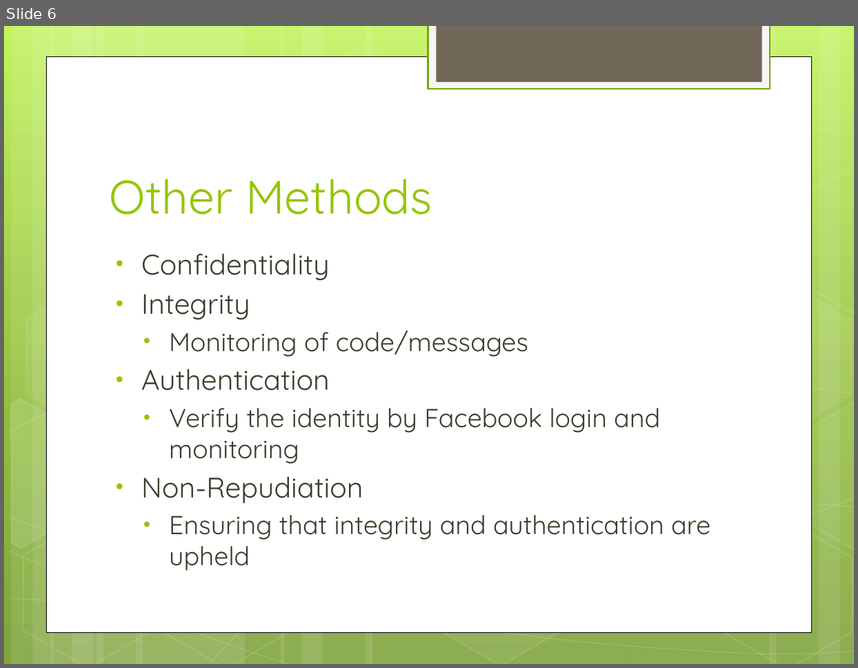
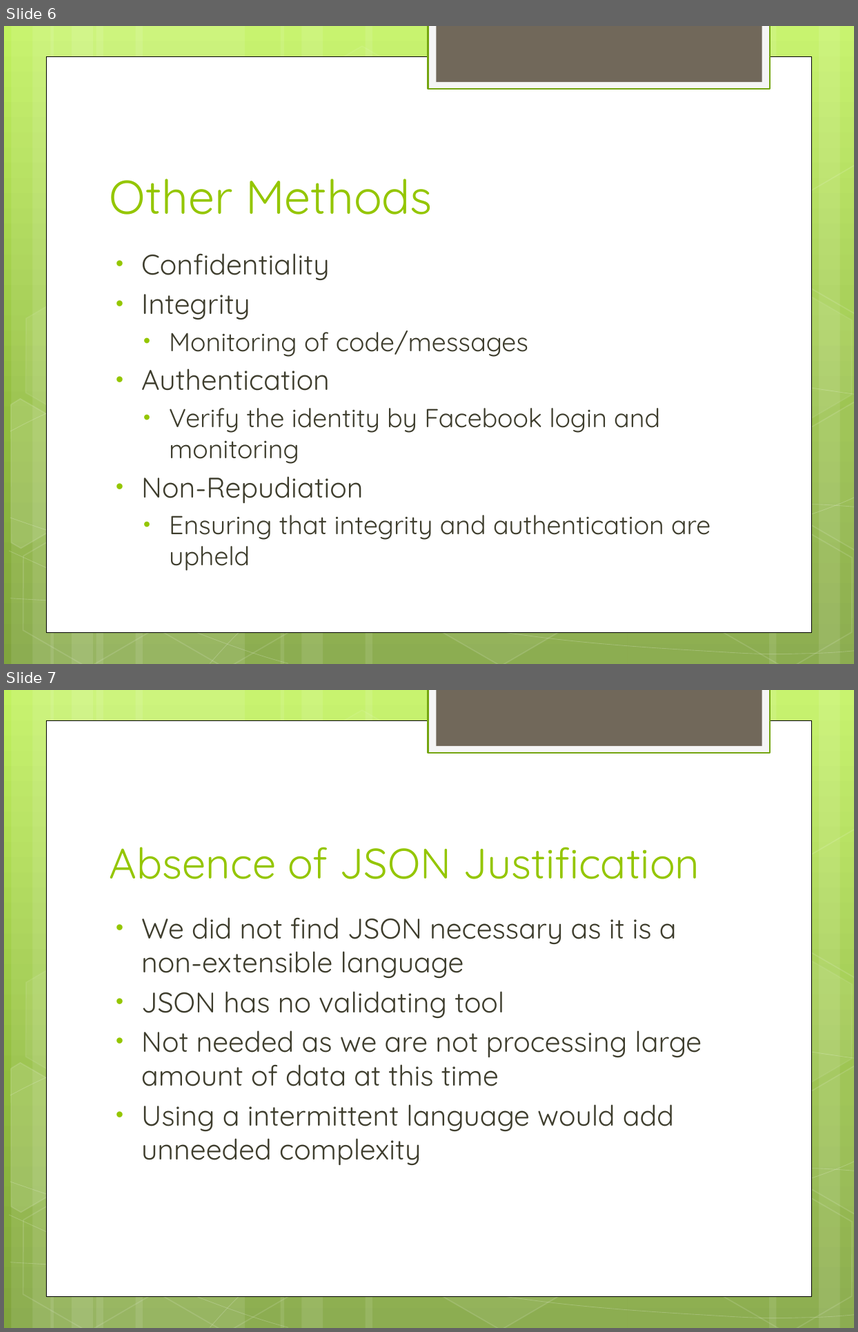
Before and after one commit to lanechr/CaPool, a slide deck: Security.pptx. Shown one above the other, each under a label of ours: slide 6 before the commit, slides 6 and 7 after it. The pictures are 858x668 and 858x1332 pixels, drawn with LibreOffice and Linux fonts; fonts in the diff are those of the drawing. Boxes give left, top, right and bottom in pixels: in the first picture for what was removed or moved away, otherwise in the second. Text is boxed around its words. In the diff, an @@ line names an element or a change of style, - is before the commit and + after.

Commit message:
presentation

```diff
--- a/Security.pptx
+++ b/Security.pptx
@@ slide 7 added at [4,690,854,1328], background gradient #C3F35F to #93BF3F to #81A53E; not listed: 31 template elements that a slide beside it also shows @@
@@ title added at [110,847,700,879], 36 pt, text #94C600 @@
+Absence of JSON Justification
@@ text added at [141,917,702,1165], 24 pt, text #3E3D2D @@
+• We did not find JSON necessary as it is a non-extensible language
+• JSON has no validating tool
+• Not needed as we are not processing large amount of data at this time
+• Using a intermittent language would add unneeded complexity
```
